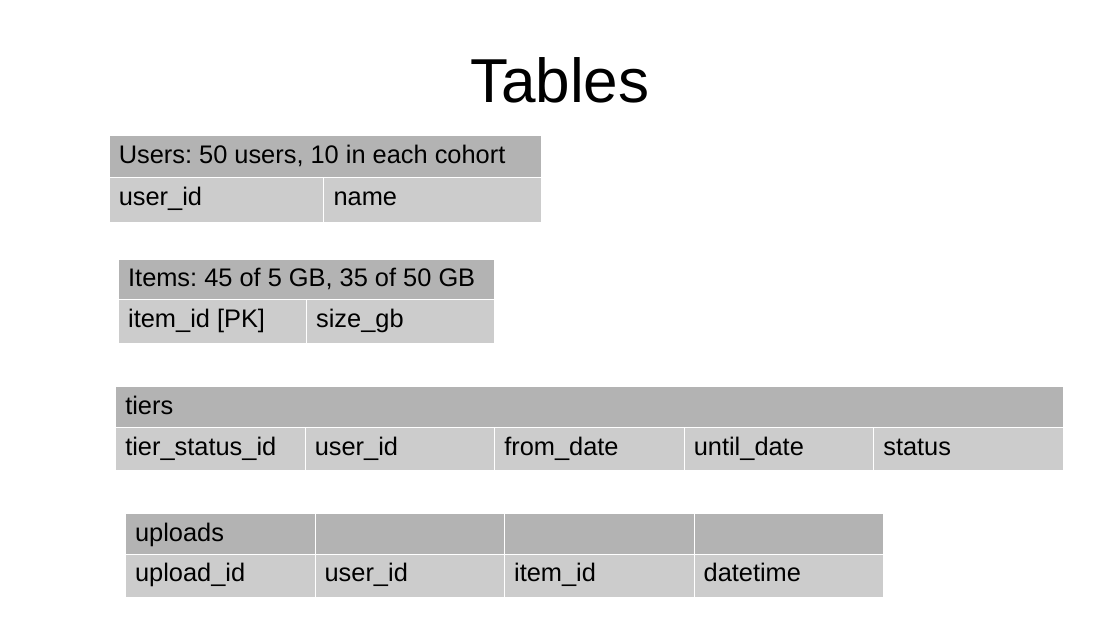
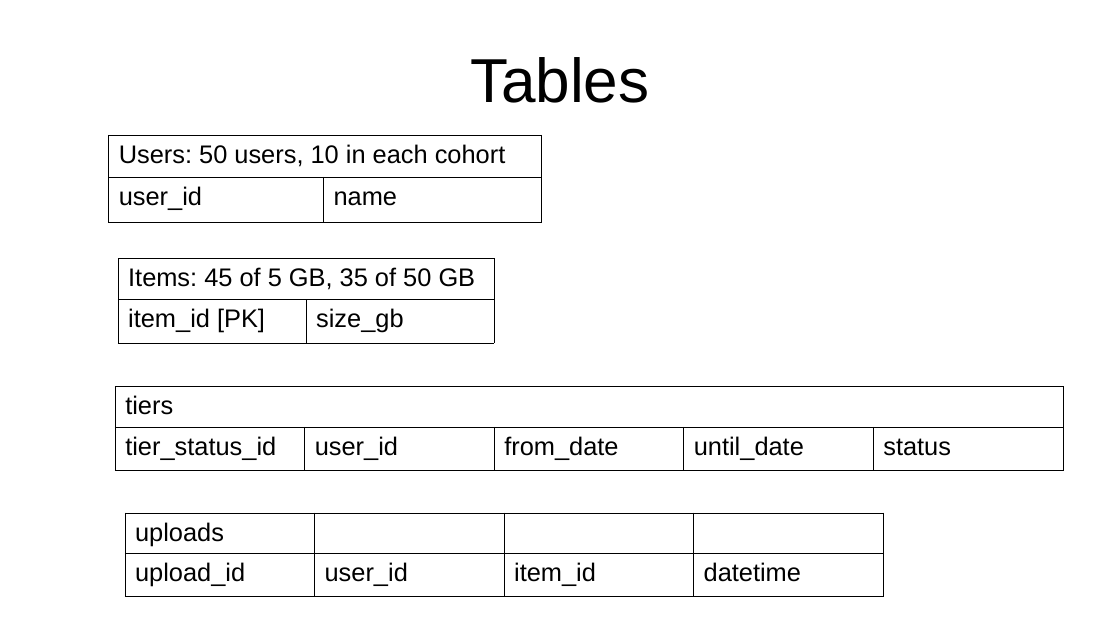
Before and after one commit to martin-merener/graph_ML_and_deep_learning_on_RDBs, a slide deck: slide 3 of Test_with_temporal_user_status.odp. Drawn at 1120x630 pixels with LibreOffice and Linux fonts; fonts in the diff are those of the drawing. Boxes give left, top, right and bottom in pixels: in the first picture for what was removed or moved away, otherwise in the second. Text is boxed around its words. In the diff, an @@ line names an element or a change of style, - is before the commit and + after.

```diff
--- a/Test_with_temporal_user_status.odp
+++ b/Test_with_temporal_user_status.odp
@@ table at (109,135,541,222) @@
@@ fill #B3B3B3 to none in row 1, column 1 @@
@@ fill #CCCCCC to none in row 2 @@
@@ borders changed @@
@@ table at (118,259,494,343) @@
@@ fill #B3B3B3 to none in row 1, column 1 @@
@@ fill #CCCCCC to none in row 2 @@
@@ borders changed @@
@@ table at (116,387,1066,470) @@
@@ fill #B3B3B3 to none in row 1, column 1 @@
@@ fill #CCCCCC to none in row 2 @@
@@ borders changed @@
@@ table at (125,513,885,596) @@
@@ fill #B3B3B3 to none in row 1, column 1 @@
@@ fill #CCCCCC to none in row 2 @@
@@ borders changed @@
```
Also in this commit, not shown: 2 other slides changed, 4 slides added, 8 other files.
